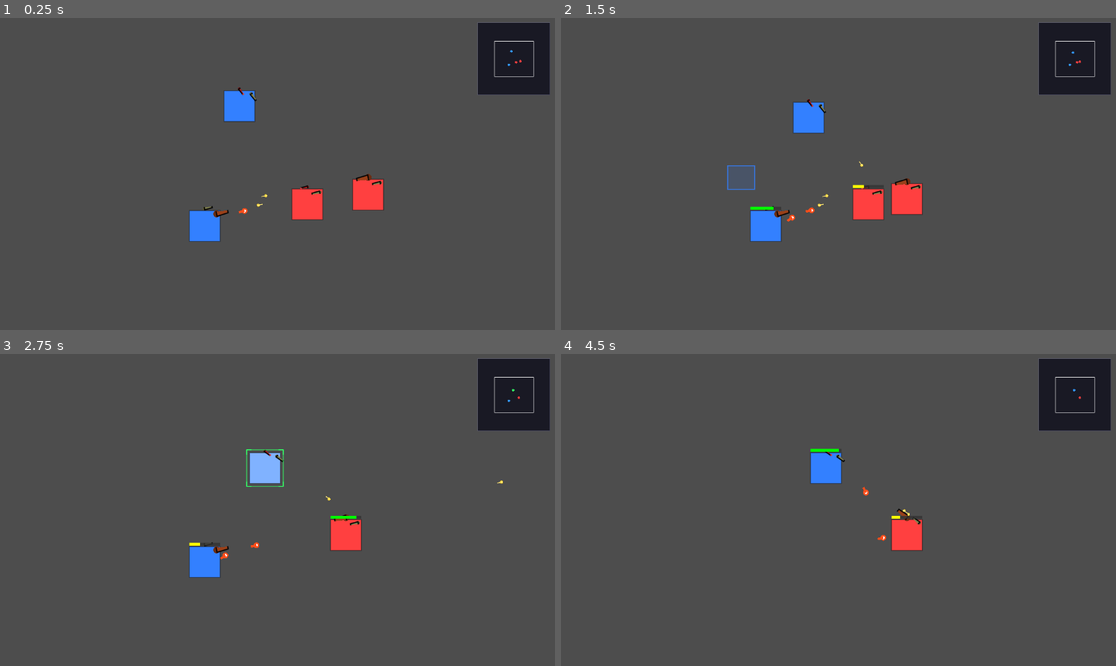
Above: before the commit, frames 1-4 (two rows, left to right).
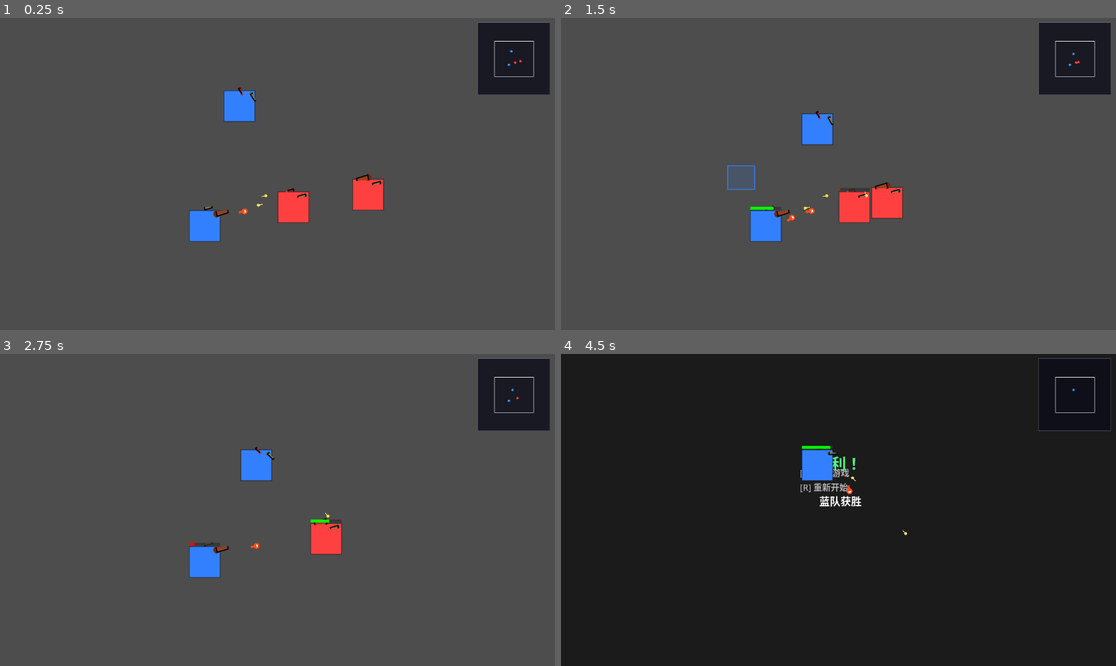
Above: after the commit, the same moments.

Repository: ZhanXuzhao/SpaceRTS
Game: Godot game, scene res://scenes/main.tscn
Same seed, same stepped clock (60 frames per second), same inputs: the game is played once before the commit and once after it.
Inputs (mouse positions are in pixels of both pictures, inside the frame that each line leads up to):
- Up to frame 1 (0.25 s): no input
- Up to frame 2 (1.5 s): tap Enter at 0.5 s; move the mouse to (960, 158) at 0.52 s; tap R at 0.6 s; click (960, 158) at 0.67 s; drag from (727, 189) to (810, 117) at 1.27 s
- Up to frame 3 (2.75 s): move the mouse to (333, 441) at 2.02 s; hold Shift from 2.03 s (still down)
- Up to frame 4 (4.5 s): release Shift at 2.75 s; drag from (810, 572) to (905, 534) at 2.77 s; move the mouse to (1005, 556) at 3.52 s; hold A 3.53-4.25 s; tap Q at 3.6 s; drag from (672, 463) to (855, 541) at 4.27 s

The runs differ from the first frame. In frame 1, 0.7% of the frame differs, in the area x 43-94%, y 13-66%; in frame 2, 1.9%; in frame 3, 1.8%; in frame 4, 97%, in the area x 0-100%, y 0-100%.

Commit message:
Units can fire while moving; moving units don't chase

Diff:
--- a/scripts/unit.gd
+++ b/scripts/unit.gd
@@ -99,7 +99,7 @@
 				_current_target = _find_nearest_enemy()
 			elif _is_attack_move:
 				_current_target = _find_nearest_enemy()
-			elif team == Team.BLUE and not _is_moving:
+			elif team == Team.BLUE:
 				_current_target = _find_nearest_enemy()
 
 	# ---- 炮塔旋转 ----
@@ -121,19 +121,36 @@
 	if _current_target != null and max_range > 0:
 		var dist = global_position.distance_to(_current_target.global_position)
 		if dist <= max_range:
-			_is_moving = false
-			# 每个槽位独立开火
+			# 在射程内：边移动边开火（不打断移动）
 			for i in range(slot_count):
 				var w = _slot_weapons[i]
 				if w != null and dist <= w.range and _slot_cooldowns[i] <= 0.0:
 					_fire_slot(i, _current_target)
 					_slot_cooldowns[i] = w.cooldown
 		else:
-			# 追击到最大射程边缘
-			var to_target = _current_target.global_position - global_position
-			var dir = to_target.normalized()
-			_target_position = _current_target.global_position - dir * max_range * 0.85
-			_is_moving = true
+			# 判断是否需要追击
+			var should_chase := false
+			if team == Team.RED:
+				should_chase = true
+			elif _explicit_attack_target != null:
+				should_chase = true
+			elif _is_attack_move:
+				should_chase = true
+			elif not _is_moving:
+				# 空闲时自动追击
+				should_chase = true
+
+			if should_chase:
+				# 追击到最大射程边缘
+				var to_target = _current_target.global_position - global_position
+				var dir = to_target.normalized()
+				_target_position = _current_target.global_position - dir * max_range * 0.85
+				_is_moving = true
+			# 纯移动指令不追击，继续走原路线
+			# 移动中的非追击单位：目标超出射程则清除，下次帧会重新获取
+			if not should_chase and is_instance_valid(_current_target):
+				if global_position.distance_to(_current_target.global_position) > max_range * 1.2:
+					_current_target = null
 	elif _current_target == null:
 		if _has_saved_move:
 			_target_position = _saved_move_target
